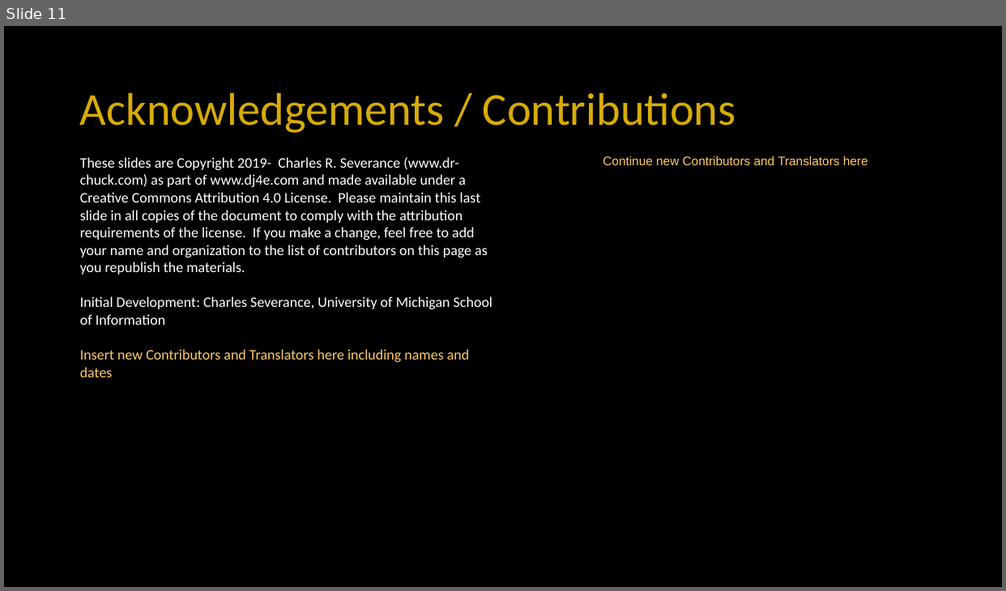
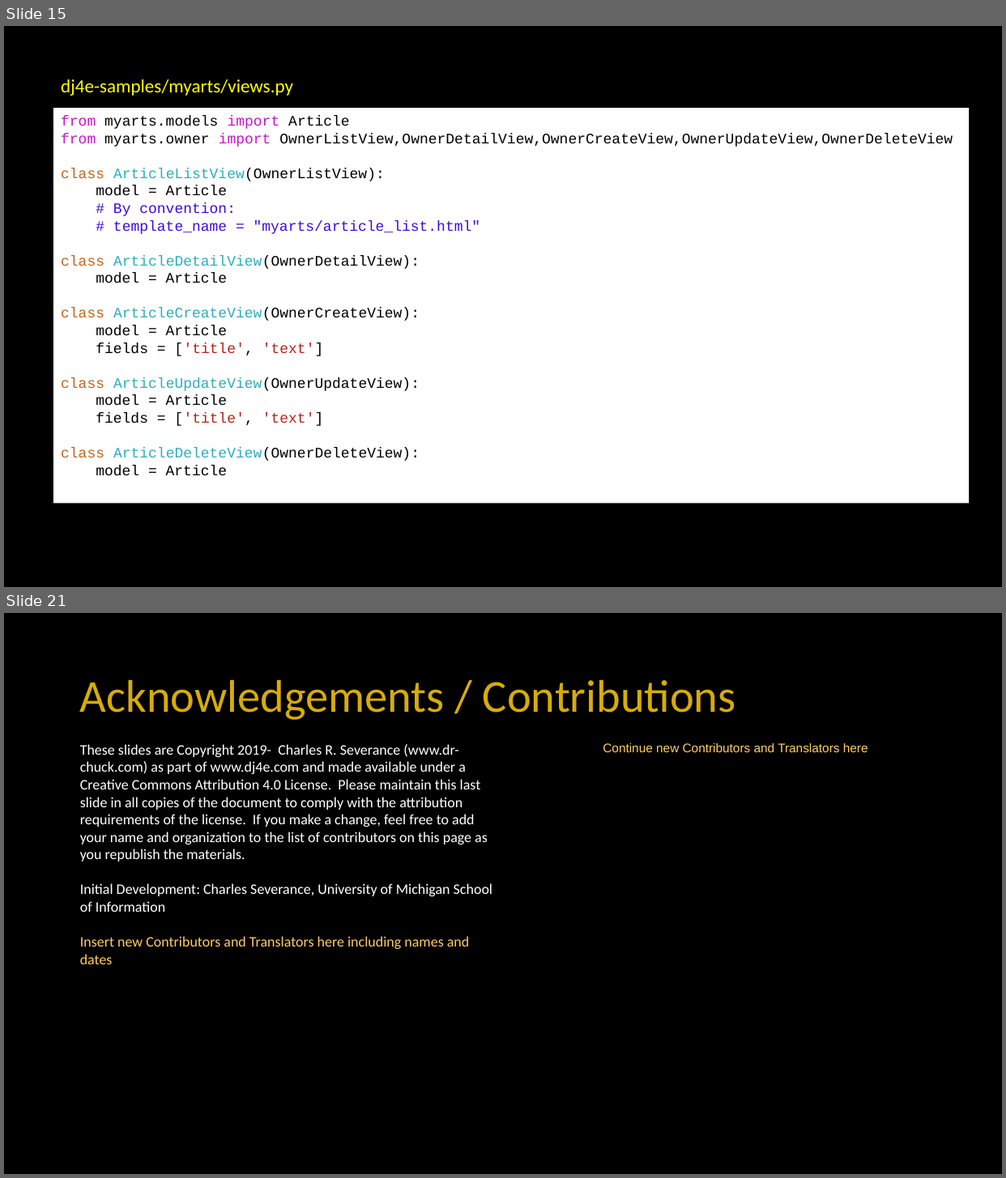
Before and after one commit to csev/dj4e, a slide deck: lectures/DJ-12-Owned-Rows.pptx. Shown one above the other, each under a label of ours: slide 11 before the commit, slides 15 and 21 after it; the slides between them are not shown. The pictures are 1006x591 and 1006x1178 pixels, drawn with LibreOffice and Linux fonts; fonts in the diff are those of the drawing. Boxes give left, top, right and bottom in pixels: in the first picture for what was removed or moved away, otherwise in the second. Text is boxed around its words. In the diff, an @@ line names an element or a change of style, - is before the commit and + after.

```diff
--- a/lectures/DJ-12-Owned-Rows.pptx
+++ b/lectures/DJ-12-Owned-Rows.pptx
@@ slide 15 added at box(4, 26, 1002, 587), background #000000 @@
@@ text added at box(61, 79, 293, 96), 18 pt, text #FFFF00 @@
+dj4e-samples/myarts/views.py
@@ rectangle added at box(53, 108, 969, 503), fill #FFFFFF, 14 pt, text #000000 @@
+from myarts.models import Article
+from myarts.owner import OwnerListView,OwnerDetailView,OwnerCreateView,OwnerUpdateView,OwnerDeleteView
+class ArticleListView(OwnerListView):
+model = Article
+# By convention:
+# template_name = "myarts/article_list.html"
+class ArticleDetailView(OwnerDetailView):
+model = Article
+class ArticleCreateView(OwnerCreateView):
+model = Article
+fields = ['title', 'text']
+class ArticleUpdateView(OwnerUpdateView):
+model = Article
+fields = ['title', 'text']
+class ArticleDeleteView(OwnerDeleteView):
+model = Article
@@ what was slide 11 is now slide 21 @@
```
Also in this commit, not shown: 3 slides changed, 9 other slides added.
